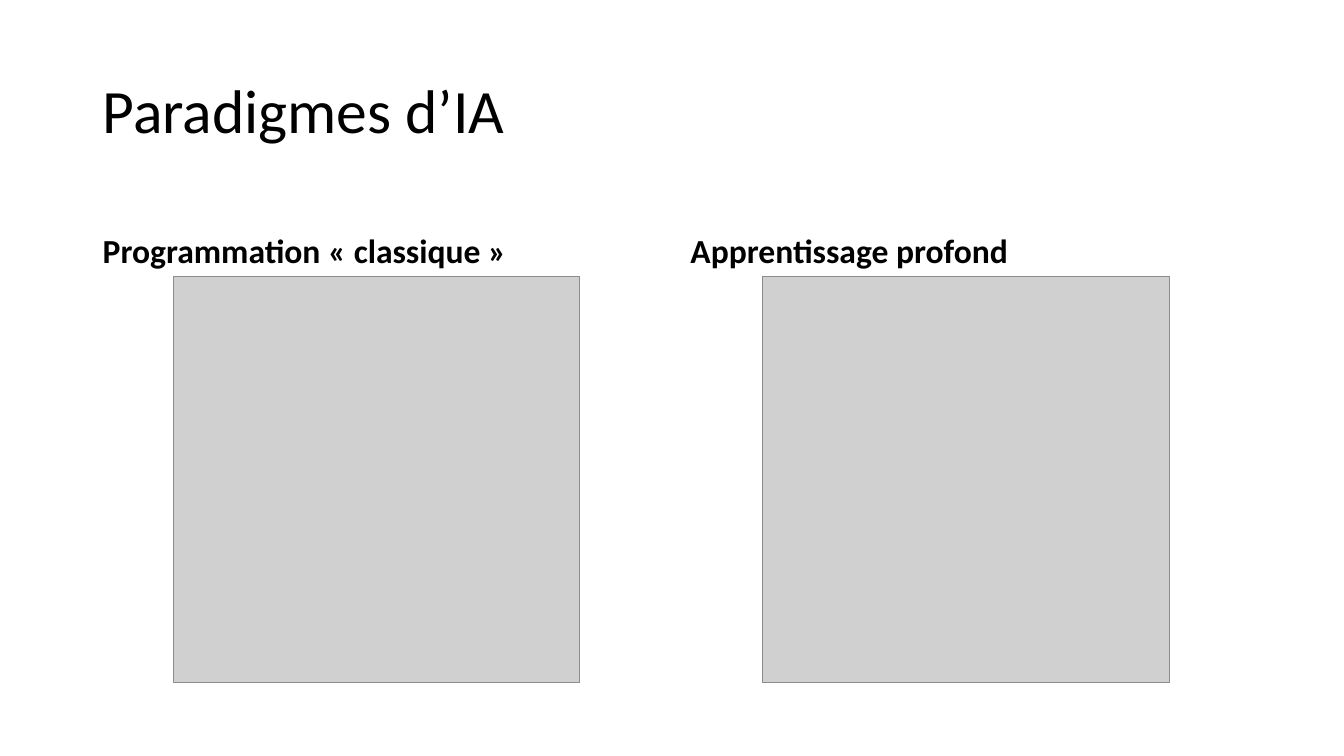
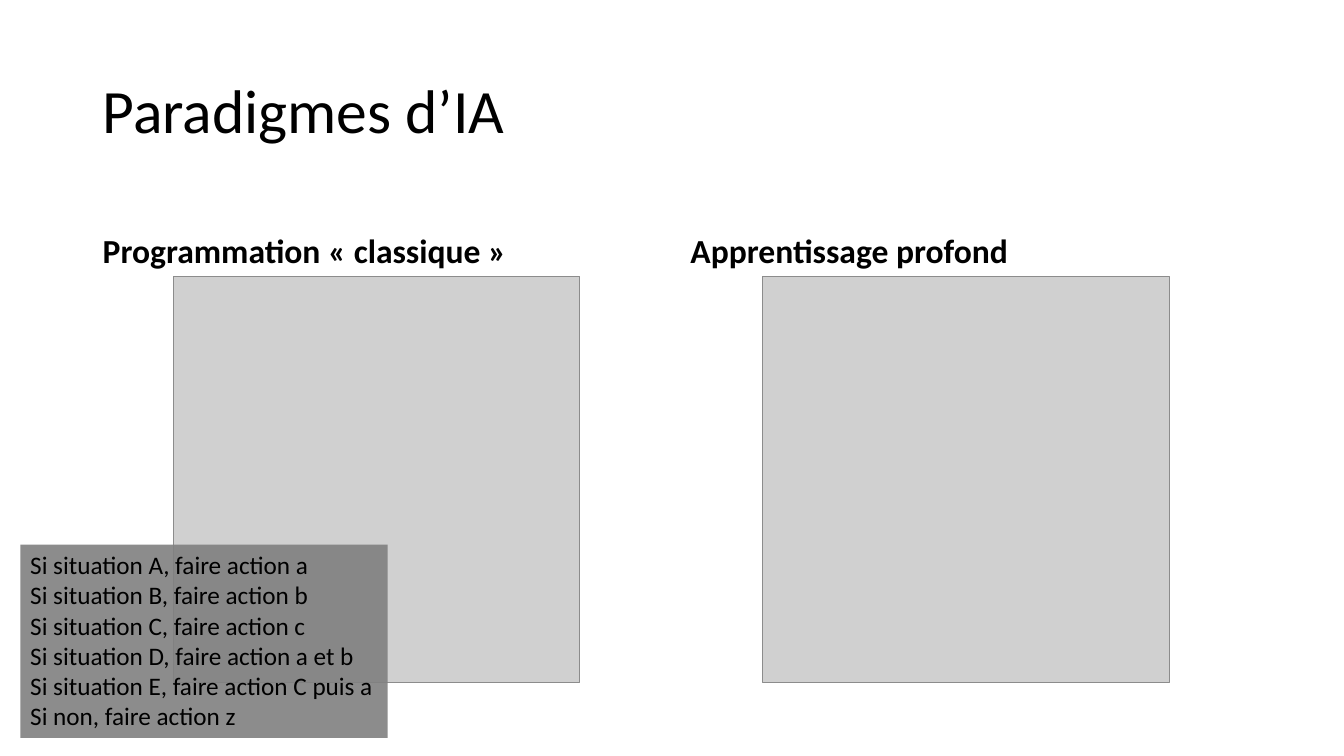
Before and after one commit to pauldubois98/AI-MythsReality, a slide deck: slide 8 of slides.pptx. Drawn at 1344x756 pixels with LibreOffice and Linux fonts; fonts in the diff are those of the drawing; grey boxes stand for pictures. Boxes give left, top, right and bottom in pixels: in the first picture for what was removed or moved away, otherwise in the second. Text is boxed around its words. In the diff, an @@ line names an element or a change of style, - is before the commit and + after.

```diff
--- a/slides.pptx
+++ b/slides.pptx
@@ rectangle added at box(20, 544, 387, 738), fill #808080 at 90% opacity, 18 pt, text #000000 @@
+Si situation A, faire action a
+Si situation B, faire action b
+Si situation C, faire action c
+Si situation D, faire action a et b
+Si situation E, faire action C puis a
+Si non, faire action z
```
Also in this commit, not shown: 1 other slide changed.
